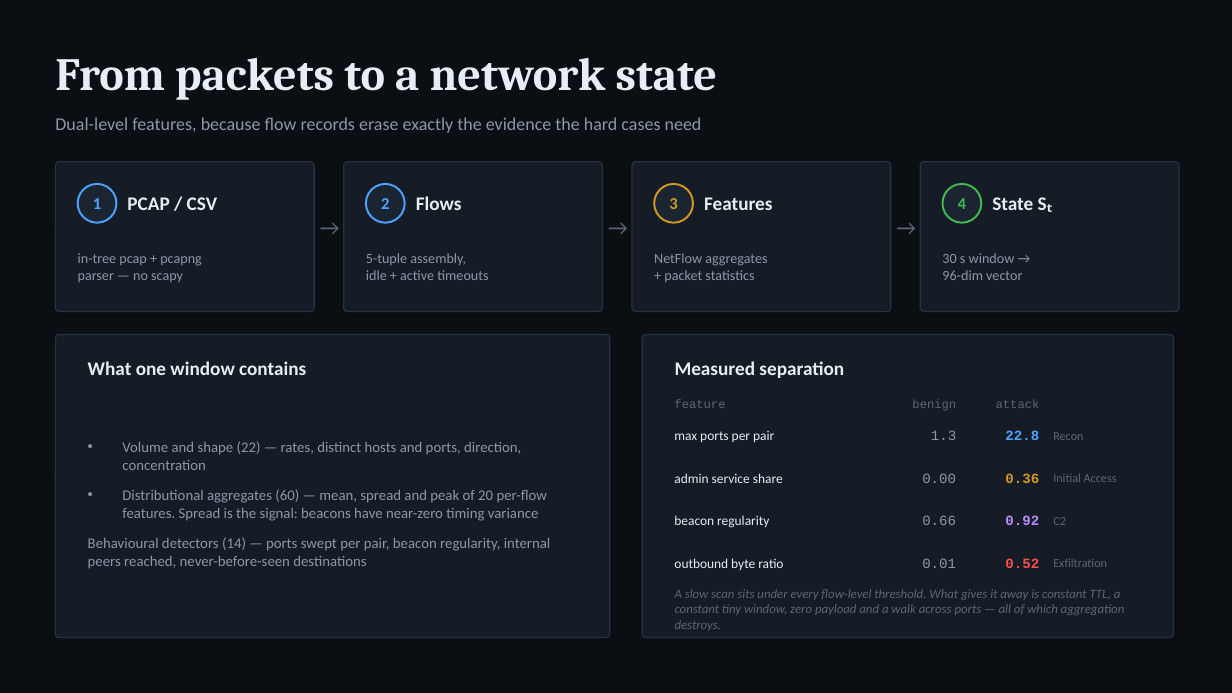
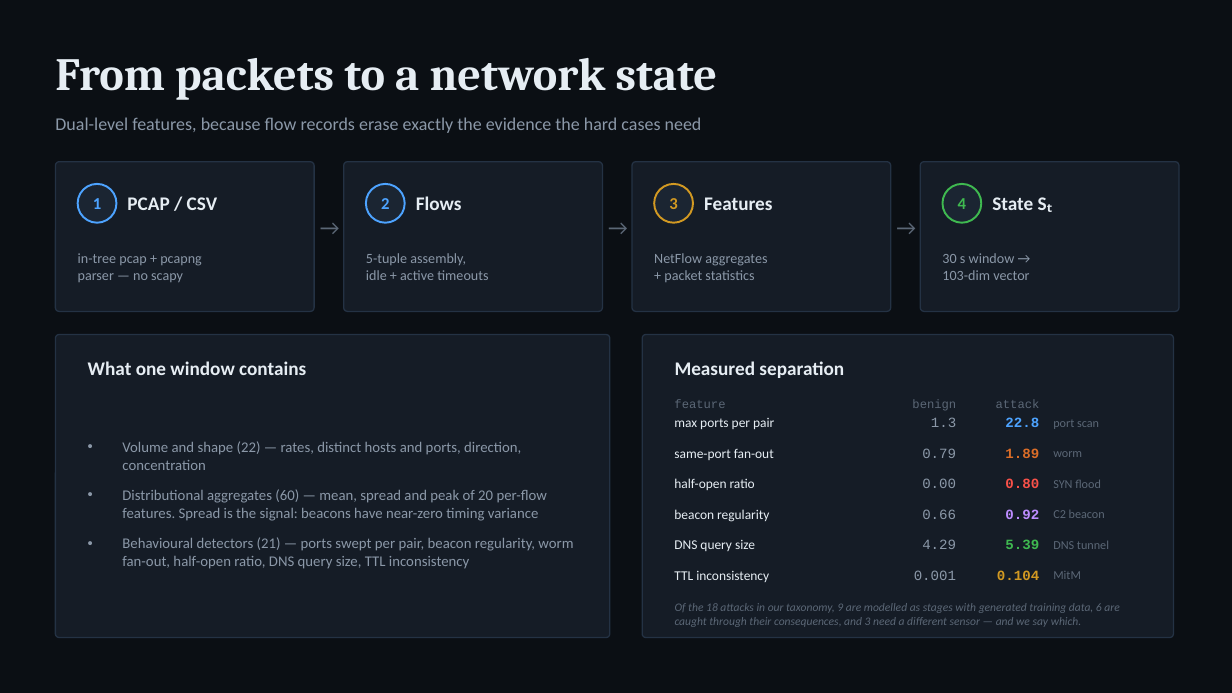
Before and after one commit to nilanshpratapanand/26153-Advanced-Threat-Detection-And-Reenforcement-Protocol-System-ATDRPS-, a slide deck: slide 2 of docs/ATDRPS_SIH26153.pptx. Drawn at 1232x693 pixels with LibreOffice and Linux fonts; fonts in the diff are those of the drawing. Boxes give left, top, right and bottom in pixels: in the first picture for what was removed or moved away, otherwise in the second. Text is boxed around its words. In the diff, an @@ line names an element or a change of style, - is before the commit and + after.

Commit message:
Retrain on the wider attack corpus and refresh every deliverable
The corpus now contains seven additional attack families and a seventh stage,
so every published number was re-measured rather than carried over.

Held-out captures, one window ahead:

  model                            F1      Prec    Recall  FPR     StageAcc
  logistic regression (static)     0.8376  0.8417  0.8335  0.1660  0.7556
  logistic regression (context)    0.8947  0.9128  0.8773  0.0888  0.8013
  ATDRPS world model               0.9214  0.9317  0.9113  0.0708  0.8400

  next-state error 0.611 against a persistence floor of 1.006

The world model leads at every horizon step and roughly halves the
false-positive rate of the snapshot classifier the problem statement
criticises. Per stage it is strongest where it matters -- C2 0.848,
Exfiltration 0.859 -- and weakest on Impact, F1 0.500 on 32 test windows.
That class is simply too rare in this corpus to learn well; it is in the
report rather than left out of it.

The headline figures are lower than the previous run (F1 0.9214 against
0.9562) because the task is harder, not because the model got worse: seven
stages instead of six, and traffic containing worms, floods, tunnels,
stuffing and ransomware alongside the original campaigns. A number that only
moves up is a number nobody re-measured.

Refreshed: README, architecture document, the five-slide deck, and the
dashboard screenshot. The deck's results headline said "the margin widens the
further ahead it forecasts", which was true of the old numbers and is barely
true of these -- it now says what the data says.

```diff
--- a/docs/ATDRPS_SIH26153.pptx
+++ b/docs/ATDRPS_SIH26153.pptx
@@ text at bbox=[942, 270, 1029, 280]: text changed @@
-96-dim vector
+103-dim vector
@@ 3 texts: place and size @@
-3 texts at bbox=[674, 430, 1039, 442]
+3 texts at bbox=[674, 417, 1039, 429]
@@ text at bbox=[674, 449, 774, 460]: text changed @@
-admin service share
+same-port fan-out
@@ text added at bbox=[922, 448, 956, 458], 11 pt, text #8B98A8 @@
+0.79
@@ text added at bbox=[1005, 448, 1039, 458], 11 pt, text #DB6D28, bold @@
+1.89
@@ text at bbox=[1053, 420, 1099, 429]: text changed @@
-Recon
+port scan
@@ text added at bbox=[674, 478, 755, 490], 10.5 pt, text #E6EDF3 @@
+half-open ratio
@@ text "0.00": place and size @@
-text "0.00" at bbox=[922, 473, 956, 483]
+text "0.00" at bbox=[922, 478, 956, 488]
@@ text at bbox=[1005, 478, 1039, 488]: text changed; text colour #D29922 to #F85149 @@
-0.36
+0.80
@@ text at bbox=[1053, 451, 1082, 457]: text changed @@
-Initial Access
+worm
@@ 3 texts: place and size @@
-3 texts at bbox=[674, 515, 1039, 528]
+3 texts at bbox=[674, 509, 1039, 522]
@@ text added at bbox=[1053, 480, 1101, 488], 9.5 pt, text #5B6776 @@
+SYN flood
@@ text at bbox=[122, 537, 573, 569]: text changed @@
-Behavioural detectors (14) — ports swept per pair, beacon regularity, internal peers reached, never-before-seen destinations
+• Behavioural detectors (21) — ports swept per pair, beacon regularity, worm fan-out, half-open ratio, DNS query size, TTL inconsistency
@@ text added at bbox=[922, 539, 956, 549], 11 pt, text #8B98A8 @@
+4.29
@@ text added at bbox=[1005, 539, 1039, 549], 11 pt, text #3FB950, bold @@
+5.39
@@ text at bbox=[1053, 510, 1105, 518]: text changed @@
-C2
+C2 beacon
@@ text removed at bbox=[674, 558, 783, 570] @@
-outbound byte ratio
@@ text added at bbox=[674, 540, 755, 551], 10.5 pt, text #E6EDF3 @@
+DNS query size
@@ text removed at bbox=[1053, 559, 1107, 567] @@
-Exfiltration
@@ text added at bbox=[1053, 541, 1109, 549], 9.5 pt, text #5B6776 @@
+DNS tunnel
@@ text added at bbox=[674, 571, 769, 582], 10.5 pt, text #E6EDF3 @@
+TTL inconsistency
@@ text removed at bbox=[675, 589, 1125, 631] @@
-A slow scan sits under every flow-level threshold. What gives it away is constant TTL, a constant tiny window, zero payload and a walk across ports — all of which aggregation destroys.
@@ text at bbox=[914, 570, 956, 580]: text changed @@
-0.01
+0.001
@@ text at bbox=[997, 570, 1039, 580]: text changed; text colour #F85149 to #D29922 @@
-0.52
+0.104
@@ text added at bbox=[1053, 571, 1081, 579], 9.5 pt, text #5B6776 @@
+MitM
@@ text added at bbox=[675, 603, 1119, 627], 9 pt, text #5B6776, italic @@
+Of the 18 attacks in our taxonomy, 9 are modelled as stages with generated training data, 6 are caught through their consequences, and 3 need a different sensor — and we say which.
```
Also in this commit, not shown: 1 other slide changed, 7 other files.
